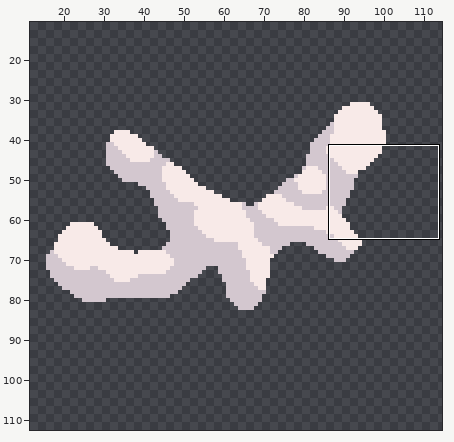
One commit to this sprite sheet: sprites/blocks/environment/red-tree3.png. The first picture is a wide view before the edit; the outline marks the close-up.
Close-up. Before the edit:
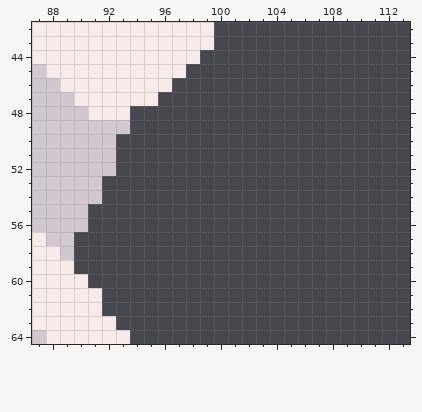
The file is 120x120 pixels. Pixels under 10% opacity are left out. Colours within 5 levels of each other are drawn and written as one. Shown: x 87..113, y 42..64. The wide view leaves out empty margins. The commit also changed other parts of the picture, which this record leaves out.
After:
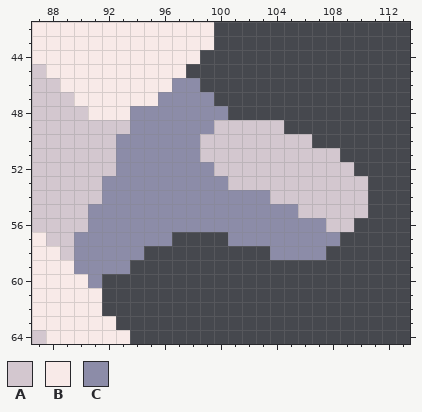
Palette (. is transparent): A #d3c7cf  B #f8eae8  C #8c8ca8
Changes in this commit:
The author put colour A in row 49 at x 100 to 104; in row 50 at x 99 to 106; in row 51 at x 99 to 108; in row 52 at x 100 to 109; in row 53 at x 101 to 110; in row 54 at x 104 to 110.
The author put colour A in row 55 at x 106 to 110; in row 56 at x 108 to 109.
The author put colour C in row 46 at x 97 to 98; in row 47 at x 96 to 99; in row 48 at x 94 to 100; in row 49 at x 94 to 99; in rows 50 to 51 at x 93 to 98; in row 52 at x 93 to 99.
The author put colour C in row 53 at x 92 to 100; in row 54 at x 92 to 103; in row 55 at x 91 to 105; in row 56 at x 91 to 107; in row 57 at x 90 to 96 and 101 to 108; in row 58 at x 90 to 94 and 104 to 107.
The author put colour C in row 59 at x 90 to 93; in row 60 at x 91.
Boxes around the changes in both close-ups, in picture pixels (x1, y1, x2, y2):
added: (74, 78, 368, 288)
